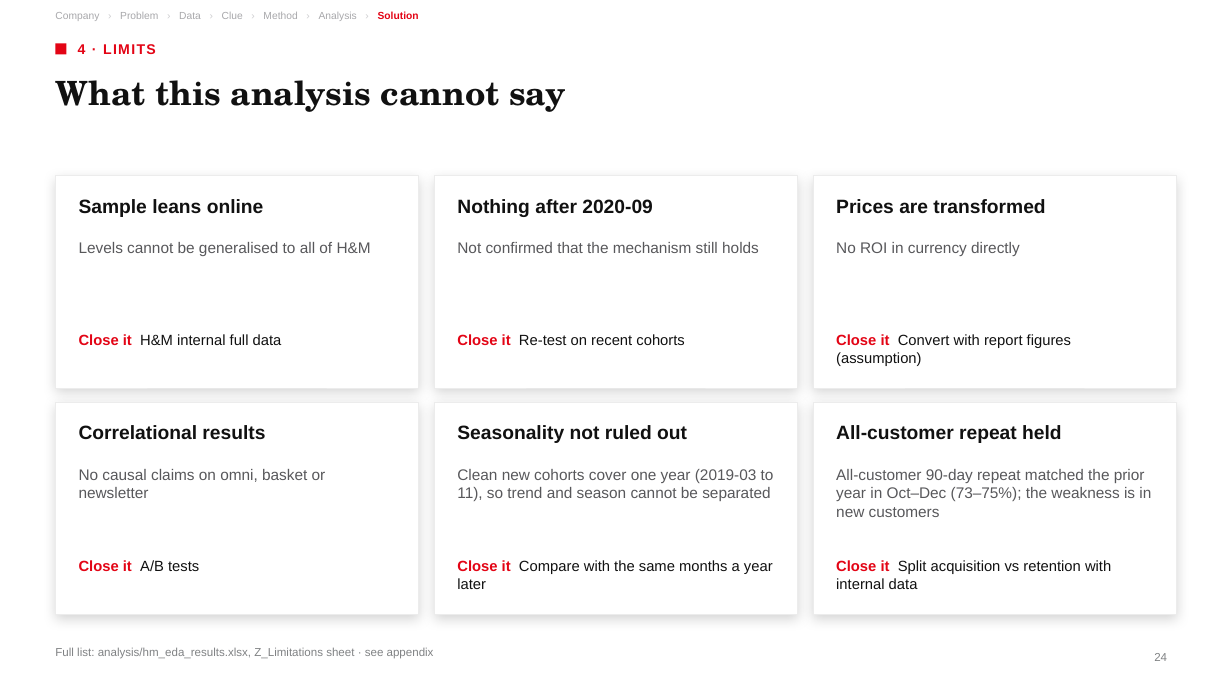
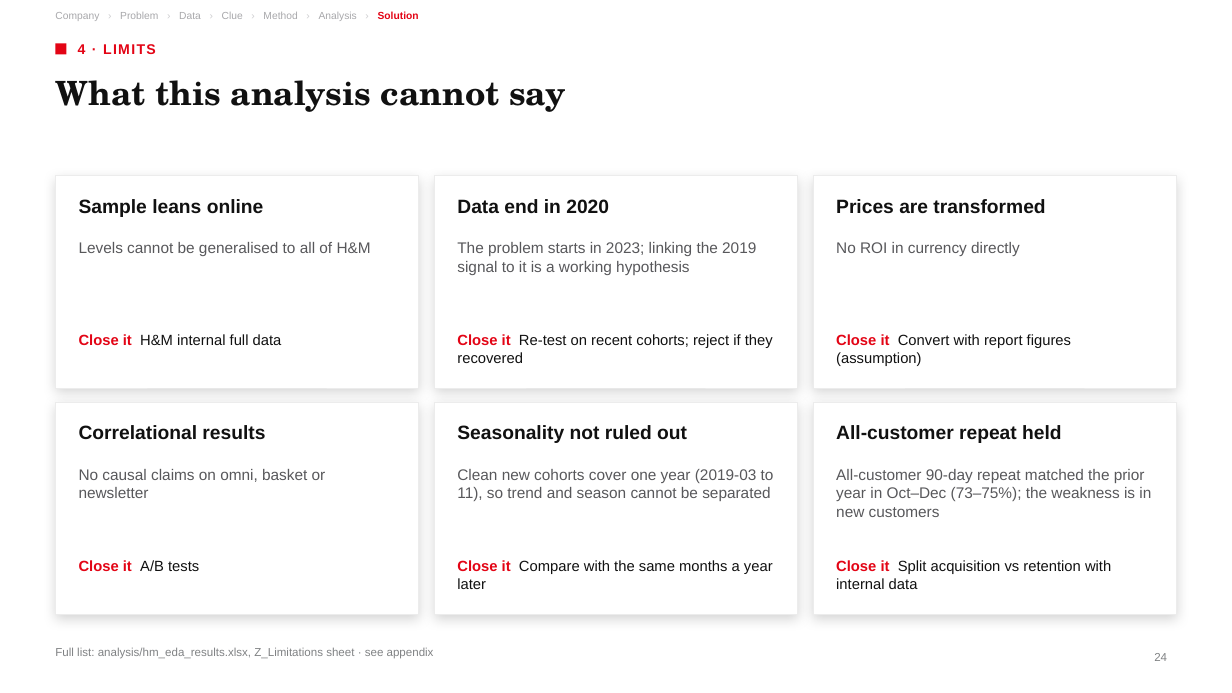
Before and after one commit to underthesun7213/social-data, a slide deck: slide 24 of presentation/hm_retention_deck_en.pptx. Drawn at 1232x693 pixels with LibreOffice and Linux fonts; fonts in the diff are those of the drawing. Boxes give left, top, right and bottom in pixels: in the first picture for what was removed or moved away, otherwise in the second. Text is boxed around its words. In the diff, an @@ line names an element or a change of style, - is before the commit and + after.

```diff
--- a/presentation/hm_retention_deck_en.pptx
+++ b/presentation/hm_retention_deck_en.pptx
@@ text at [457, 199, 609, 213]: text changed @@
-Nothing after 2020-09
+Data end in 2020
@@ text at [457, 242, 756, 275]: text changed @@
-Not confirmed that the mechanism still holds
+The problem starts in 2023; linking the 2019 signal to it is a working hypothesis
@@ text at [457, 334, 773, 363]: text changed @@
-Close it Re-test on recent cohorts
+Close it Re-test on recent cohorts; reject if they recovered
```
Also in this commit, not shown: 4 other slides changed, 1 slide removed, 6 other files.
